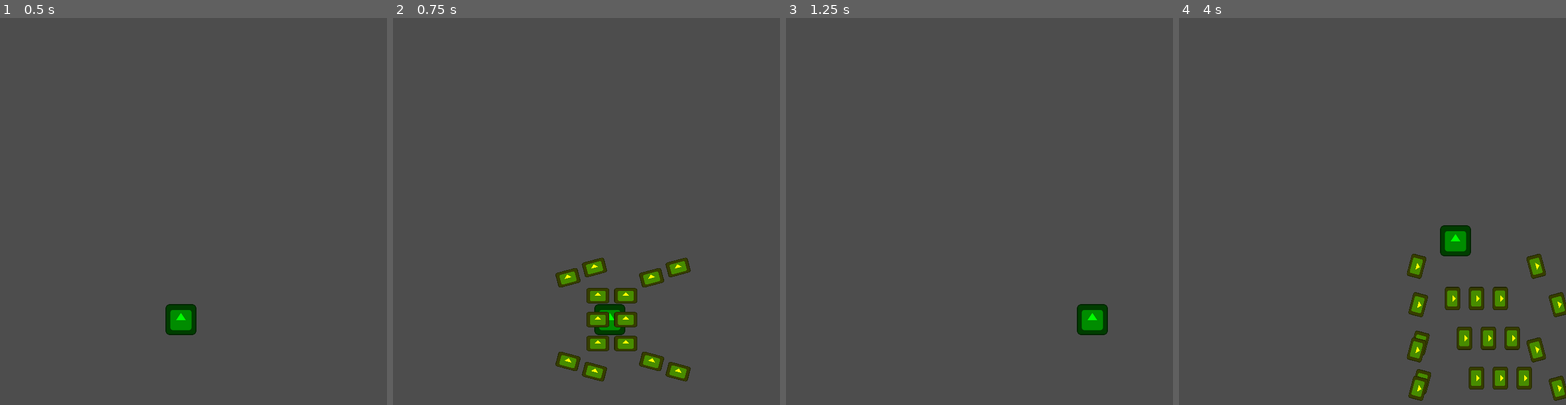
Above: before the commit, frames 1-4 (left to right).
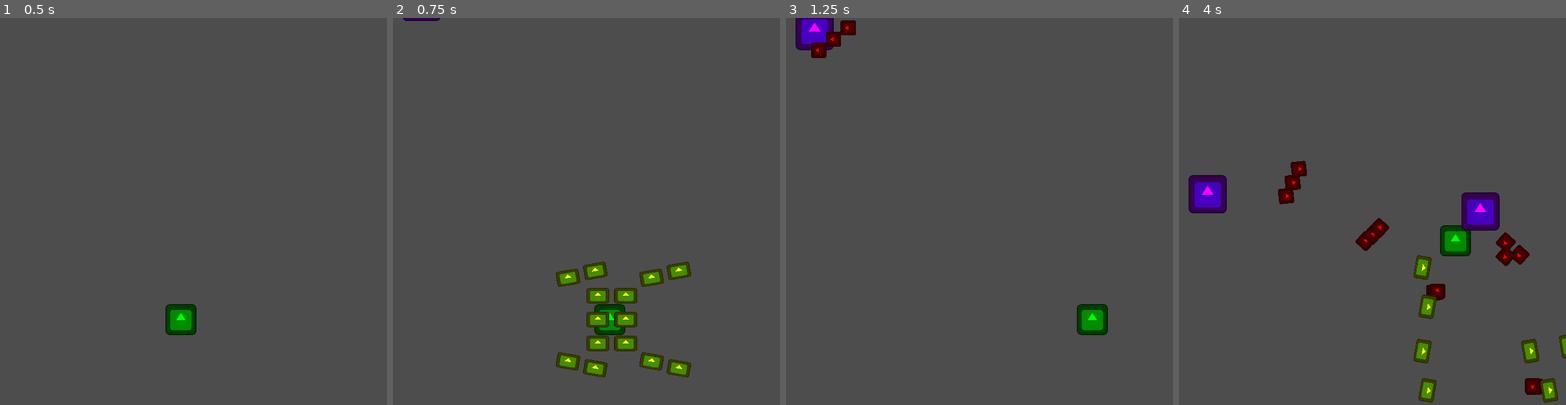
Above: after the commit, the same moments.

Repository: Zeroeth-0/Gatogun
Game: Godot game, scene res://scenes/levels/world.tscn
Same seed, same stepped clock (60 frames per second), same inputs: the game is played once before the commit and once after it. The engine's default icon, where the game draws it, is replaced by a stand-in: a white triangle on a blue panel in a dark square.
Inputs:
- Up to frame 1 (0.5 s): no input
- Up to frame 2 (0.75 s): tap Enter at 0.5 s; hold Right (RIGHT) from 0.53 s (still down); tap C (A) at 0.6 s
- Up to frame 3 (1.25 s): keep holding Right (RIGHT); tap X (B) at 0.8 s
- Up to frame 4 (4 s): release Right (RIGHT) at 1.28 s; hold Down (DOWN) 1.28-2.03 s; tap X (B) at 1.35, 3.05, 3.6 s; tap Z (Y) at 1.55, 2.1, 3.8 s; hold Right (RIGHT) 2.03-2.78 s; tap C (A) at 2.3, 2.85 s; hold Up (UP) 2.78-3.53 s; hold Left (LEFT) from 3.53 s (still down)

Frame 1 is identical in both runs. In frame 2, 0.9% of the frame differs, in the area x 2-78%, y 0-94%; in frame 3, 1.1%; in frame 4, 8.0%, in the area x 2-100%, y 36-100%.

Commit message:
Enemy Health & Death

Diff:
--- a/scenes/bullets/player_bullet.tscn
+++ b/scenes/bullets/player_bullet.tscn
@@ -5,7 +5,7 @@
 
 [sub_resource type="RectangleShape2D" id="RectangleShape2D_ex51n"]
 
-[node name="Player Bullet" type="Area2D" groups=["Player Bullet"]]
+[node name="Player Bullet" type="Area2D" groups=["Fire"]]
 script = ExtResource("1_08ob5")
 
 [node name="Sprite2D" type="Sprite2D" parent="."]
--- a/scenes/enemies/enemy.tscn
+++ b/scenes/enemies/enemy.tscn
@@ -6,8 +6,13 @@
 
 [sub_resource type="RectangleShape2D" id="RectangleShape2D_jtchi"]
 
+[sub_resource type="RectangleShape2D" id="RectangleShape2D_vwy2o"]
+
+[sub_resource type="RectangleShape2D" id="RectangleShape2D_divk0"]
+
 [node name="Enemy" type="CharacterBody2D"]
 script = ExtResource("1_nfbc7")
+health = 20
 
 [node name="Sprite2D" type="Sprite2D" parent="."]
 modulate = Color(1, 0, 1, 1)
@@ -25,3 +30,18 @@
 aimAtPlayer = true
 parallel = true
 arms = 3
+
+[node name="Hitbox" type="Area2D" parent="." groups=["Damage"]]
+
+[node name="CollisionShape2D" type="CollisionShape2D" parent="Hitbox"]
+shape = SubResource("RectangleShape2D_vwy2o")
+debug_color = Color(1, 0, 0, 0.419608)
+
+[node name="Hurtbox" type="Area2D" parent="." groups=["Free"]]
+
+[node name="CollisionShape2D" type="CollisionShape2D" parent="Hurtbox"]
+scale = Vector2(4, 4)
+shape = SubResource("RectangleShape2D_divk0")
+debug_color = Color(0, 1, 0, 0.419608)
+
+[connection signal="area_entered" from="Hurtbox" to="." method="_on_hurtbox_area_entered"]
--- a/scenes/levels/world.tscn
+++ b/scenes/levels/world.tscn
@@ -7,6 +7,7 @@
 
 [node name="World" type="Node2D"]
 script = ExtResource("1_btnht")
+csv_file = "res://source/levels/test.txt"
 enemy_scenes = Array[PackedScene]([ExtResource("4_kt6bt")])
 
 [node name="DeadBounds" parent="." instance=ExtResource("3_0hlg8")]
--- a/scenes/weapons/weapon.tscn
+++ b/scenes/weapons/weapon.tscn
@@ -10,11 +10,11 @@
 
 [node name="PlayerEmmiter2" parent="." instance=ExtResource("1_kgrkn")]
 position = Vector2(-70, 70)
-deviationAngle = -15.0
+deviationAngle = -10.0
 
 [node name="PlayerEmmiter3" parent="." instance=ExtResource("1_kgrkn")]
 position = Vector2(70, 70)
-deviationAngle = 15.0
+deviationAngle = 10.0
 
 [node name="PlayerEmmiter4" parent="." instance=ExtResource("1_kgrkn")]
 position = Vector2(40, 20)
@@ -24,8 +24,8 @@
 
 [node name="PlayerEmmiter6" parent="." instance=ExtResource("1_kgrkn")]
 position = Vector2(-70, -70)
-deviationAngle = -15.0
+deviationAngle = -10.0
 
 [node name="PlayerEmmiter7" parent="." instance=ExtResource("1_kgrkn")]
 position = Vector2(70, -70)
-deviationAngle = 15.0
+deviationAngle = 10.0
--- a/source/bullets/playerBullet.gd
+++ b/source/bullets/playerBullet.gd
@@ -2,6 +2,7 @@
 
 # Variables configurables
 @export var speed: float = 1000.0 # Velocidad en píxeles por segundo
+@export var damage: int = 1
 var direction: Vector2 = Vector2(0, 1)
 var deviationAngle: float = 0.0 # Desviación en grados (0, 30 o -30)
 
--- a/source/enemies/enemy.gd
+++ b/source/enemies/enemy.gd
@@ -1,25 +1,25 @@
 extends CharacterBody2D
 
 # Definir los tipos de movimiento
-enum MoveType { STRAIGHT, # Implementado
-				SINUSOIDAL, # Implementado
-				OSCILLATE, # Implementado
-				BREATH, # Implementado
-				BLOCK, # Implementado
-				CENTER, # Implementado
-				CURVE, # Implementado
-				CIRCULAR, # Implementado
-				TOWARDS_PLAYER, # Implementado
-				LEAVE, # Implementado
-				LEAVE_SIDE, # Implementado
+enum MoveType { STRAIGHT,
+				SINUSOIDAL,
+				OSCILLATE,
+				BREATH,
+				BLOCK,
+				CENTER,
+				CURVE,
+				CIRCULAR,
+				TOWARDS_PLAYER,
+				LEAVE,
+				LEAVE_SIDE,
 				DIAGONAL,
-				STILL # Implementado
+				STILL
 }
 
 # Parámetros generales
 @export var intensity = 1
 enum Direction { NORTH, WEST, SOUTH, EAST }
-@export var directionEnum: Direction = Direction.SOUTH # Implementado
+@export var directionEnum: Direction = Direction.SOUTH
 var DIRECTION_MAP = {
 	Direction.NORTH: Vector2(0, -1).normalized(),
 	Direction.SOUTH: Vector2(0, 1).normalized(),
@@ -31,6 +31,7 @@
 @export var handedness = Handedness.RIGHT
 @export_range(0, 90, 15) var deviationAngle: int = 90
 @export var scrollFollow: bool = false
+@export var health: int
 
 @export_category("CHILDHOOD")
 @export var childHood : MoveType = MoveType.STRAIGHT
@@ -67,6 +68,7 @@
 
 # Manejo del tiempo y cambios de fase
 func _process(delta):
+	die()
 	stageTimer += delta
 	if scrollFollow: velocity = SCROLL.get_scroll() + extraVel
 	else: velocity = extraVel
@@ -114,6 +116,9 @@
 	currentStage = nextStage
 	stageTimer = 0.0
 
+func die():
+	if health <= 0: queue_free()
+
 # Behaviors
 
 func move_straight(delta):
@@ -244,3 +249,6 @@
 func move_still():
 	extraVel = Vector2.ZERO
 	move_and_slide()
+
+func _on_hurtbox_area_entered(area):
+	if area.is_in_group("Fire"): health -= area.damage
--- a/source/player/catplayer.gd
+++ b/source/player/catplayer.gd
@@ -6,8 +6,8 @@
 var direction: Vector2 = Vector2.UP
 
 func _physics_process(_delta):
+	movement()
 	screen_clamp(get_viewport().get_visible_rect().size)
-	movement()
 	speed = 150 if INPUT.fireHold else 300
 
 # Limita la posición del personaje a los márgenes de la pantalla
@@ -22,7 +22,6 @@
 	move_and_slide()
 
 # Detecta si el hurtbox entra en un Area2D
-func _on_hurtbox_area_entered(area: Area2D):
+func _on_hurtbox_area_entered(area):
 	if area.is_in_group("Damage"):
-		# Comportamiento temporal: reiniciar la escena al tocar un Area2D del grupo "Damage"
 		get_tree().reload_current_scene()
--- a/source/weapons/emitter.gd
+++ b/source/weapons/emitter.gd
@@ -96,17 +96,17 @@
 
 func rank_adj():
 	if rank == 4: rank = 4.5
-	var manuScale: float = rank / 6.0
-	manuScale *= manuScale
-
-	if rank > 1: speed = lerp(speed, speed + speed / 2, manuScale)
-
-	if arms > 1: arms = lerp(arms, arms + arms / 2, manuScale)
-
-	if burstCount > 1: burstCount = lerp(burstCount, burstCount + burstCount / 2, manuScale)
-	else: burstCount = lerp(burstCount, burstCount * 3, manuScale)
-
-	rotationSpeed = lerp(rotationSpeed, rotationSpeed + rotationSpeed / 2, manuScale)
+	var rankScale: float = rank / 6.0
+	rankScale *= rankScale
+
+	if rank > 1: speed = lerp(speed, speed + speed / 2, rankScale)
+
+	if arms > 1: arms = lerp(arms, arms + arms / 2, rankScale)
+
+	if burstCount > 1: burstCount = lerp(burstCount, burstCount + burstCount / 2, rankScale)
+	else: burstCount = lerp(burstCount, burstCount * 3, rankScale)
+
+	rotationSpeed = lerp(rotationSpeed, rotationSpeed + rotationSpeed / 2, rankScale)
 
 	if rank == 0:
 		speed *= 0.75
--- a/source/weapons/playerWeapon.gd
+++ b/source/weapons/playerWeapon.gd
@@ -2,7 +2,7 @@
 
 @export var bullet_scene: PackedScene # Escena de la bala a instanciar
 @export var fire_rate: float = 0.08 # Tiempo entre ráfagas
-@export_range(-30, 30, 15) var deviationAngle: float = 0.0 # Desviación en grados (0, 30 o -30)
+@export_range(-15, 15, 5) var deviationAngle: float = 0.0 # Desviación en grados (0, 30 o -30)
 
 var can_fire: bool = true # Controla si se puede disparar
 const MAX_BULLETS: int = 4 # Máximo de balas permitidas en el grupo
@@ -10,11 +10,11 @@
 # Llamado cada cuadro
 func _process(delta: float):
 	# Contar las balas activas en el grupo "Player Bullet"
-	var active_bullets = get_tree().get_nodes_in_group("Player Bullet").size()
+	var active_bullets = get_tree().get_nodes_in_group("Fire").size()
 	var maxBullets = MAX_BULLETS * get_parent().get_child_count()
 
 	# Verificar si se puede disparar en función del número de balas activas
-	if INPUT.buttonActive != INPUT.Buttons.NONE and can_fire and active_bullets < maxBullets:
+	if INPUT.firing and can_fire and active_bullets < maxBullets and !INPUT.fireHold:
 		await fire_burst(INPUT.fireDir)
 
 # Dispara una ráfaga de 4 balas en la misma dirección
--- a/utils/InputManager.gd
+++ b/utils/InputManager.gd
@@ -14,6 +14,7 @@
 }
 enum Buttons { NONE, A, B, Y, X }
 var buttonActive: Buttons = Buttons.NONE
+var firing: bool = false
 var fireDir: Vector2 = Vector2.UP
 
 # Timer
@@ -65,3 +66,5 @@
 	else:
 		holdTimer = 0.0
 		fireHold = false
+
+	firing = buttonActive != Buttons.NONE
Not shown: 1 places in scenes/enemies/enemy.tscn that only renumber resources
